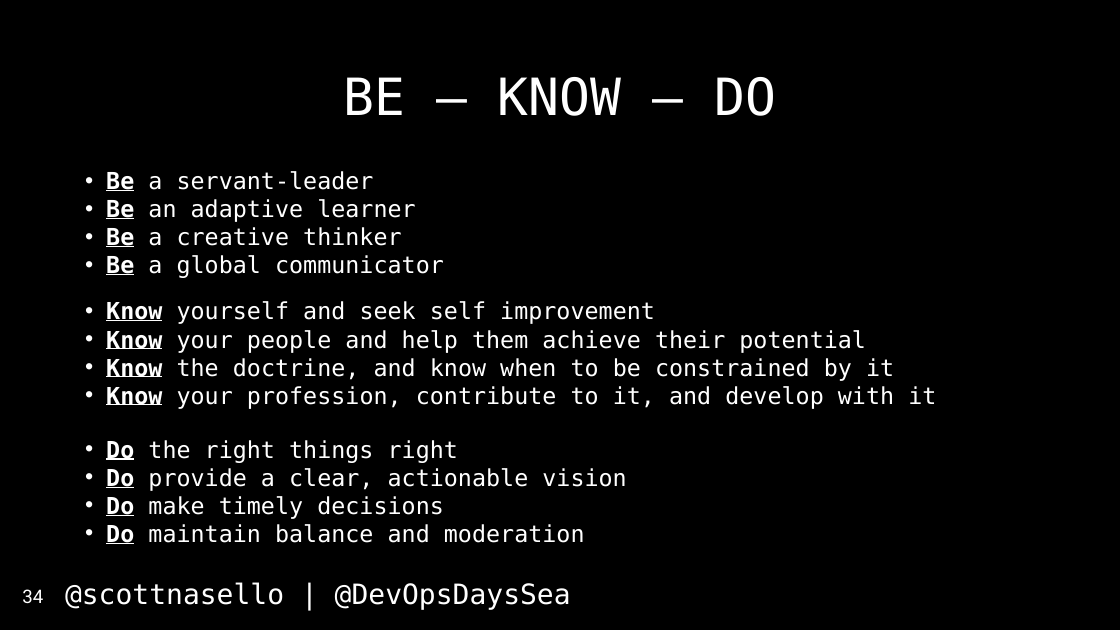
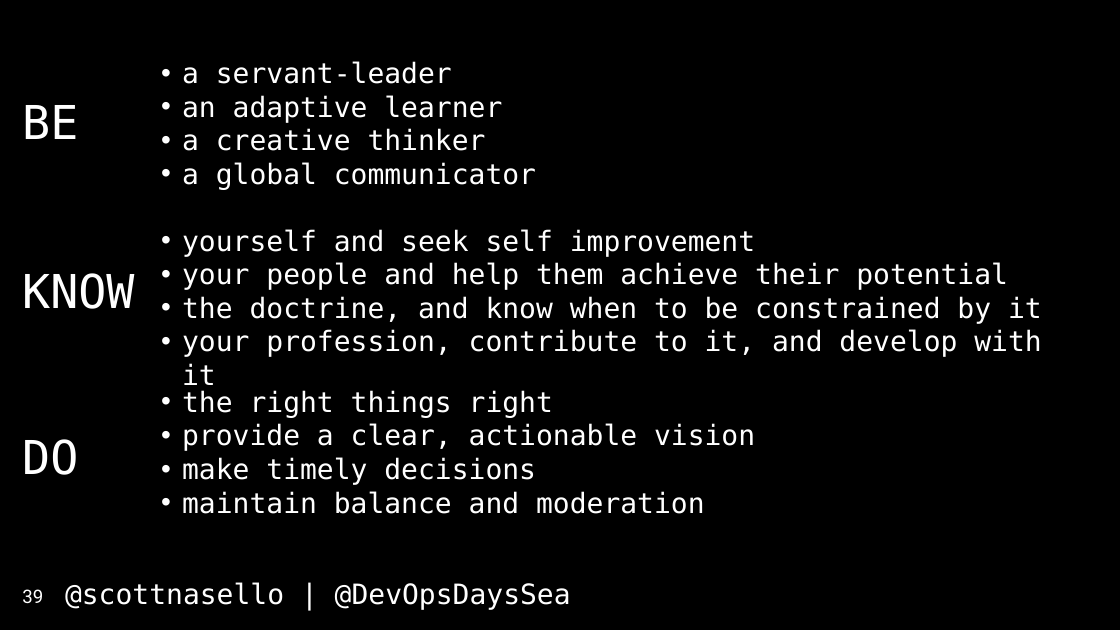
Before and after one commit to scottnasello/talks, a slide deck: slide 39 of 2017-04-26 Seattle DevOpsDays/DevOpsDays Seattle.pptx (slide 34 before the commit). Drawn at 1120x630 pixels with LibreOffice and Linux fonts; fonts in the diff are those of the drawing. Boxes give left, top, right and bottom in pixels: in the first picture for what was removed or moved away, otherwise in the second. Text is boxed around its words. In the diff, an @@ line names an element or a change of style, - is before the commit and + after.

```diff
--- a/2017-04-26 Seattle DevOpsDays/DevOpsDays Seattle.pptx
+++ b/2017-04-26 Seattle DevOpsDays/DevOpsDays Seattle.pptx
@@ text at [182, 61, 536, 190]: text changed; size 20 to 24 pt @@
-• Be a servant-leader
-• Be an adaptive learner
-• Be a creative thinker
-• Be a global communicator
+• a servant-leader
+• an adaptive learner
+• a creative thinker
+• a global communicator
@@ title removed at [343, 77, 776, 116] @@
-BE – KNOW – DO
@@ text added at [22, 105, 78, 139], 40 pt, text #FFFFFF @@
+BE
@@ text at [182, 229, 1042, 357]: text changed; size 20 to 24 pt @@
-• Know yourself and seek self improvement
-• Know your people and help them achieve their potential
-• Know the doctrine, and know when to be constrained by it
-• Know your profession, contribute to it, and develop with it
+• yourself and seek self improvement
+• your people and help them achieve their potential
+• the doctrine, and know when to be constrained by it
+• your profession, contribute to it, and develop with it
@@ text added at [22, 273, 134, 309], 40 pt, text #FFFFFF @@
+KNOW
@@ text at [182, 390, 755, 514]: text changed; size 20 to 24 pt @@
-• Do the right things right
-• Do provide a clear, actionable vision
-• Do make timely decisions
-• Do maintain balance and moderation
+• the right things right
+• provide a clear, actionable vision
+• make timely decisions
+• maintain balance and moderation
@@ text added at [22, 439, 78, 475], 40 pt, text #FFFFFF @@
+DO
@@ page number at [22, 589, 43, 604]: text changed @@
-34
+39
```
Also in this commit, not shown: 18 other slides changed, 6 slides added, 1 other file.
